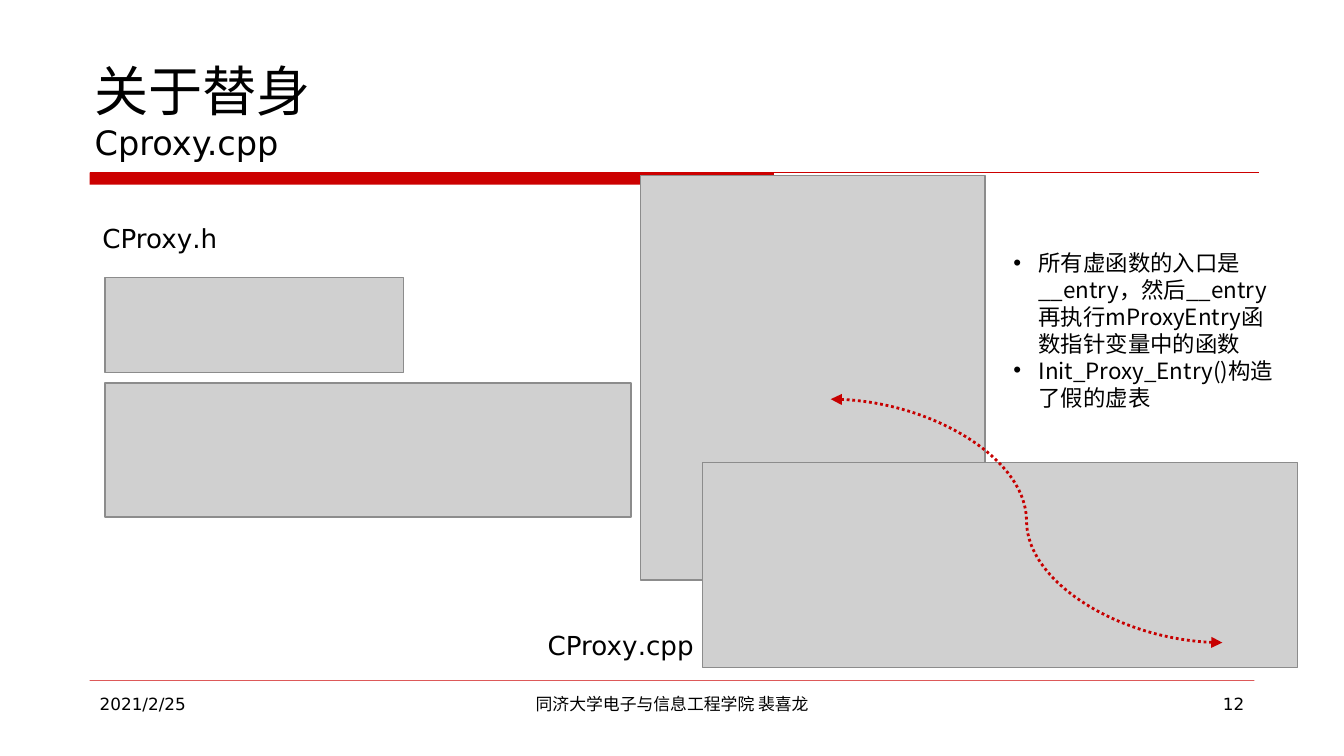
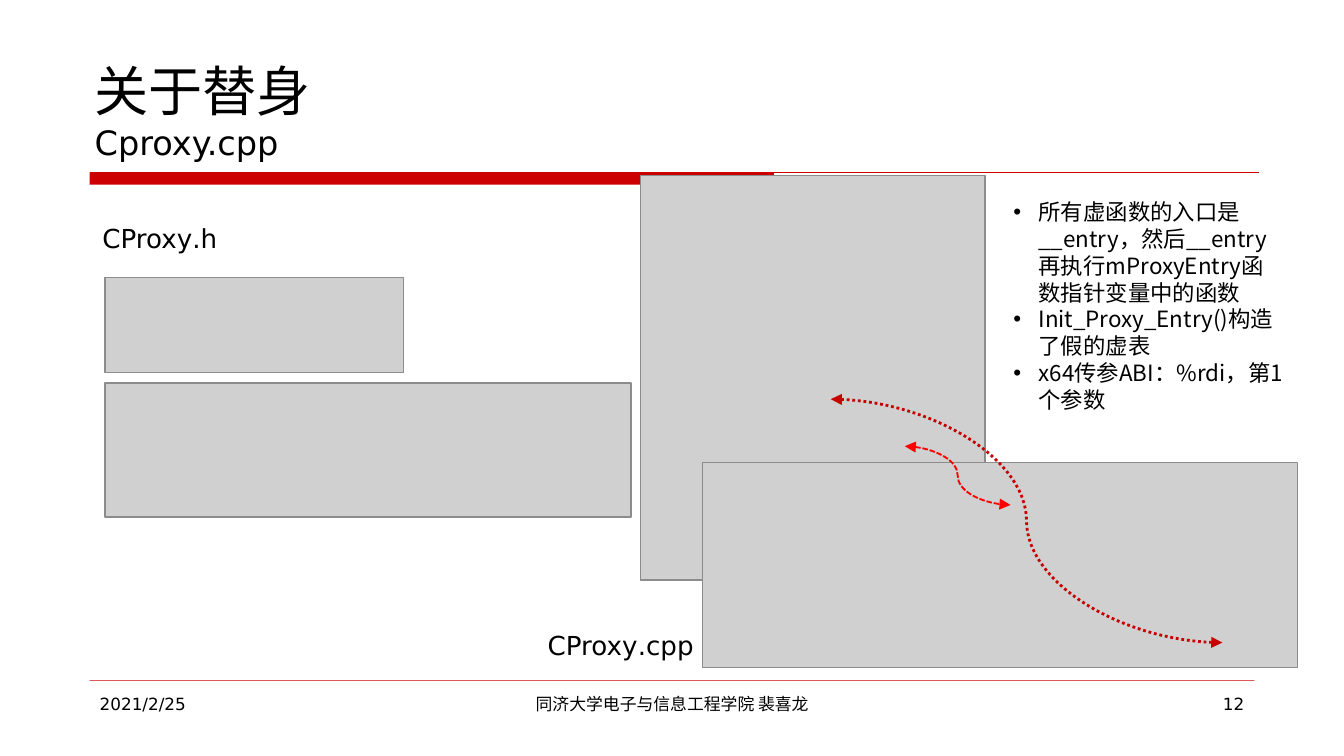
Before and after one commit to XilongPei/como-grammar-manual, a slide deck: slide 12 of COMO远程过程调用RPC/COMO远程过程调用RPC原理.pptx. Drawn at 1344x756 pixels with LibreOffice and Linux fonts; fonts in the diff are those of the drawing; grey boxes stand for pictures. Boxes give left, top, right and bottom in pixels: in the first picture for what was removed or moved away, otherwise in the second. Text is boxed around its words. In the diff, an @@ line names an element or a change of style, - is before the commit and + after.

```diff
--- a/COMO远程过程调用RPC/COMO远程过程调用RPC原理.pptx
+++ b/COMO远程过程调用RPC/COMO远程过程调用RPC原理.pptx
@@ text "所有虚函数的入口是__entry，然后__entry再执行mProxyEntry函数指针变量中的函数": place and size @@
-text "所有虚函数的入口是__entry，然后__entry再执行mProxyEntry函数指针变量中的函数" at [1039, 252, 1274, 408]
+text "所有虚函数的入口是__entry，然后__entry再执行mProxyEntry函数指针变量中的函数" at [1039, 201, 1283, 384]
@@ text at [1039, 362, 1283, 384]: paragraph added @@
+• x64传参ABI：%rdi，第1个参数
@@ curved double arrow added from (905, 446) to (1011, 505), #FF0000 1 pt dashed @@
```
Also in this commit, not shown: 1 other file.
